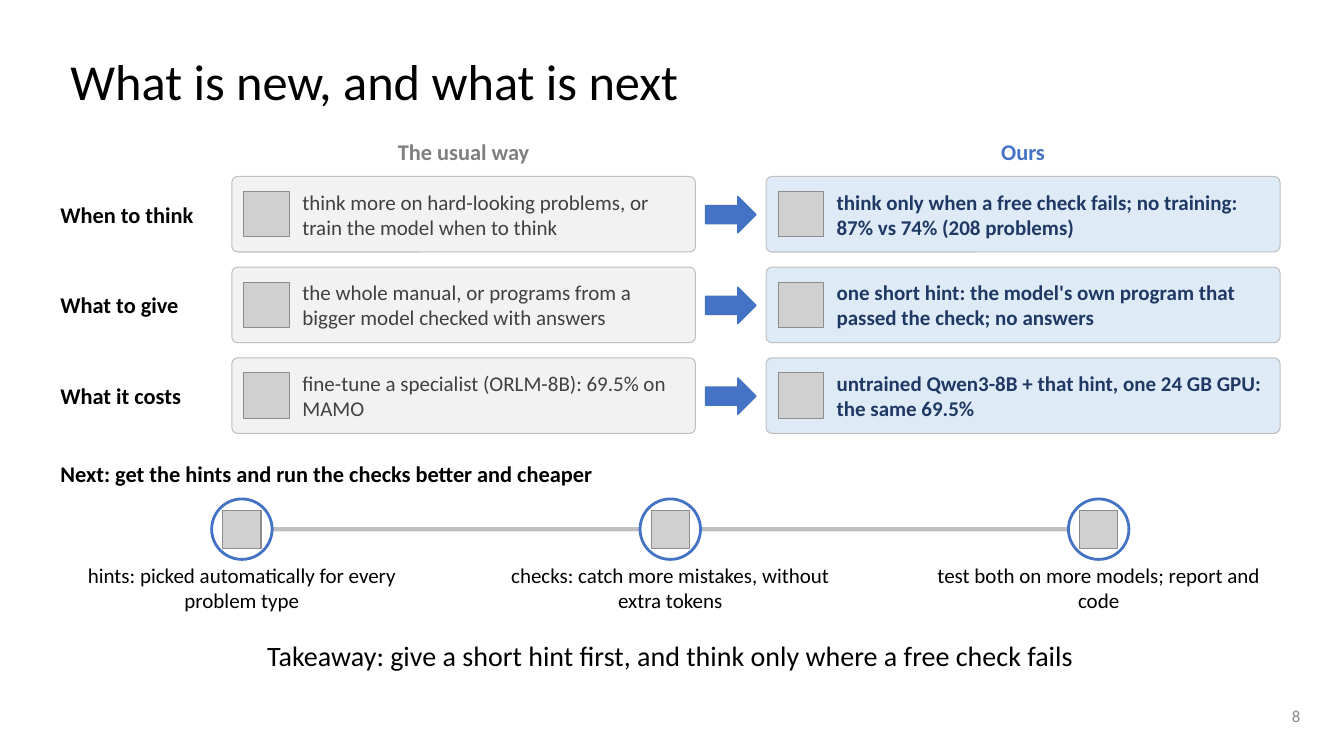
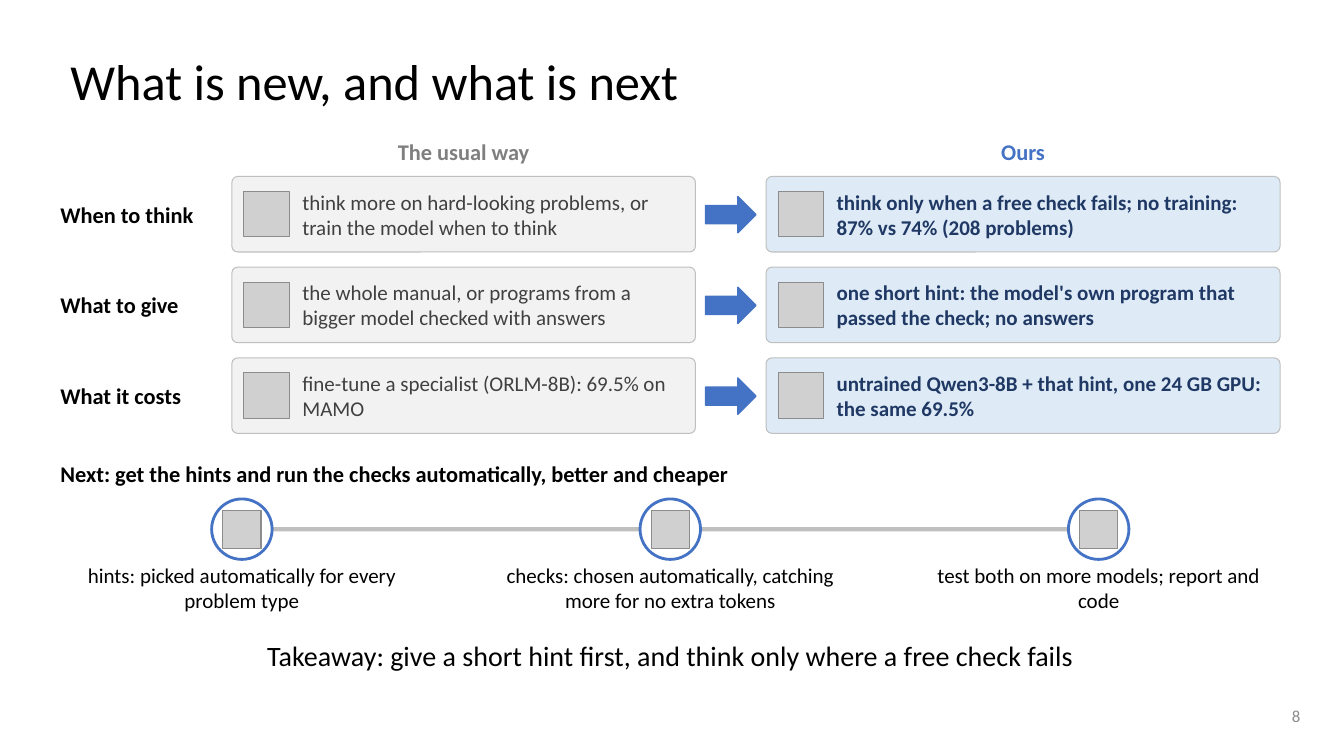
Before and after one commit to dlwns147/CSED490E_Project_Team5, a slide deck: slide 8 of Proposal_Team5.pptx. Drawn at 1344x756 pixels with LibreOffice and Linux fonts; fonts in the diff are those of the drawing; grey boxes stand for pictures. Boxes give left, top, right and bottom in pixels: in the first picture for what was removed or moved away, otherwise in the second. Text is boxed around its words. In the diff, an @@ line names an element or a change of style, - is before the commit and + after.

```diff
--- a/Proposal_Team5.pptx
+++ b/Proposal_Team5.pptx
@@ text at bbox=[60, 466, 728, 486]: text changed @@
-Next: get the hints and run the checks better and cheaper
+Next: get the hints and run the checks automatically, better and cheaper
@@ text at bbox=[507, 568, 834, 608]: text changed @@
-checks: catch more mistakes, without extra tokens
+checks: chosen automatically, catching more for no extra tokens
```
Also in this commit, not shown: 3 other files.
